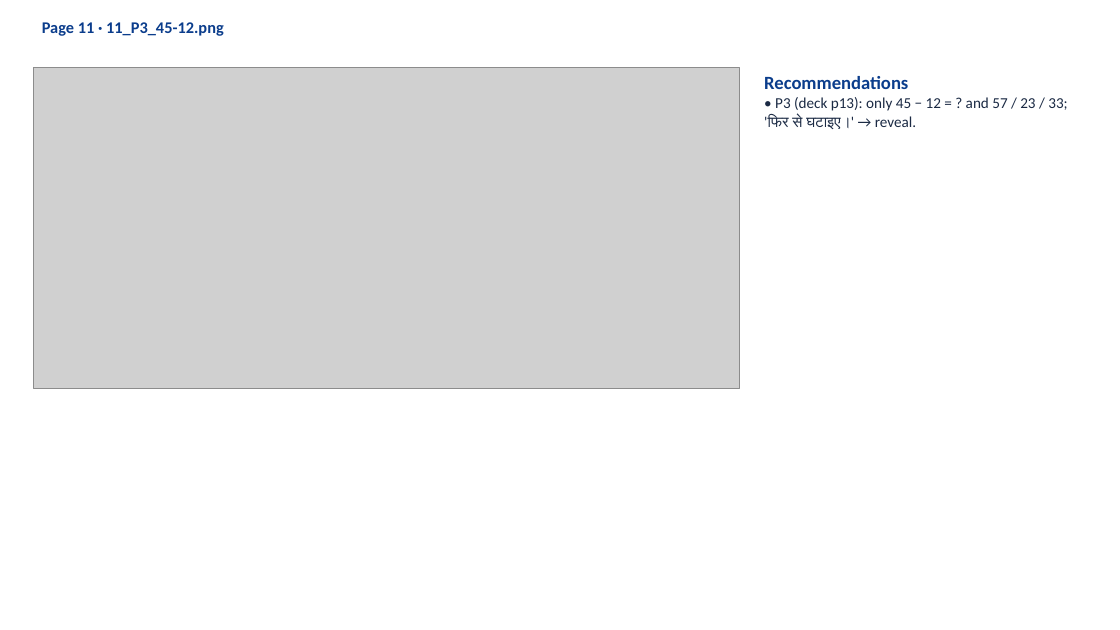
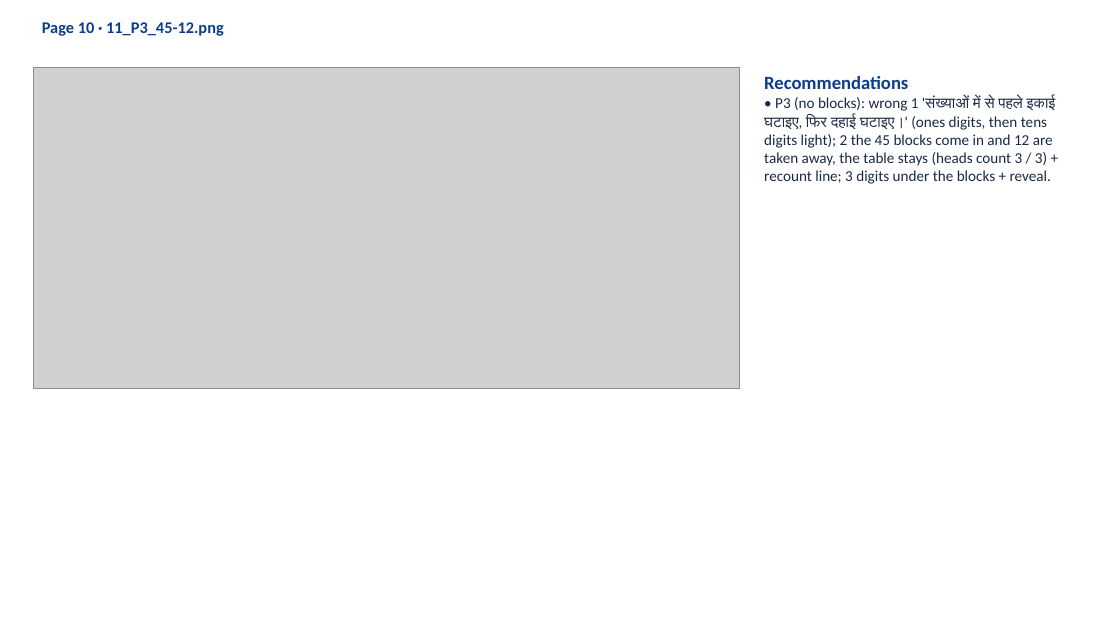
Before and after one commit to CodeWithPiyush0/MTG2A01_L04_S01-File6-, a slide deck: slide 11 of MTG2A01_L04_S01_build_v2_review.pptx (slide 12 before the commit). Drawn at 1120x630 pixels with LibreOffice and Linux fonts; fonts in the diff are those of the drawing; grey boxes stand for pictures. Boxes give left, top, right and bottom in pixels: in the first picture for what was removed or moved away, otherwise in the second. Text is boxed around its words. In the diff, an @@ line names an element or a change of style, - is before the commit and + after.

```diff
--- a/MTG2A01_L04_S01_build_v2_review.pptx
+++ b/MTG2A01_L04_S01_build_v2_review.pptx
@@ text at bbox=[42, 22, 224, 36]: text changed @@
-Page 11 · 11_P3_45-12.png
+Page 10 · 11_P3_45-12.png
@@ text at bbox=[764, 95, 1056, 184]: text changed @@
-• P3 (deck p13): only 45 − 12 = ? and 57 / 23 / 33; 'फिर से घटाइए।' → reveal.
+• P3 (no blocks): wrong 1 'संख्याओं में से पहले इकाई घटाइए, फिर दहाई घटाइए।' (ones digits, then tens digits light); 2 the 45 blocks come in and 12 are taken away, the table stays (heads count 3 / 3) + recount line; 3 digits under the blocks + reveal.
```
Also in this commit, not shown: 8 other slides changed, 1 slide added, 2 slides removed, 21 other files.
